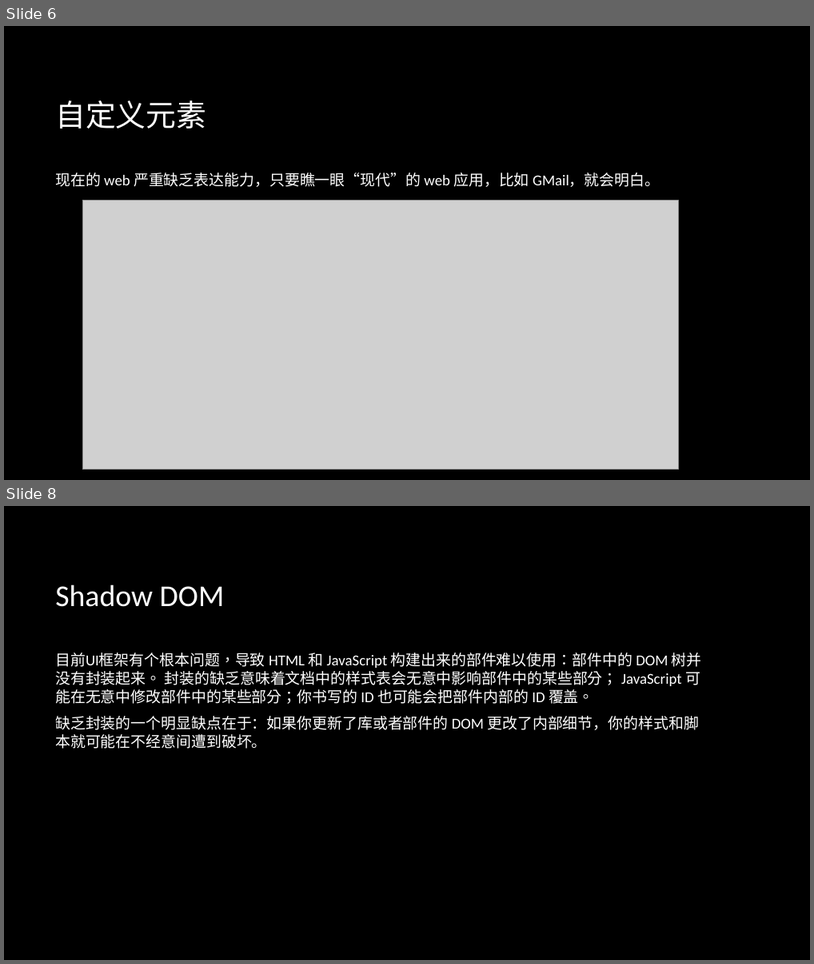
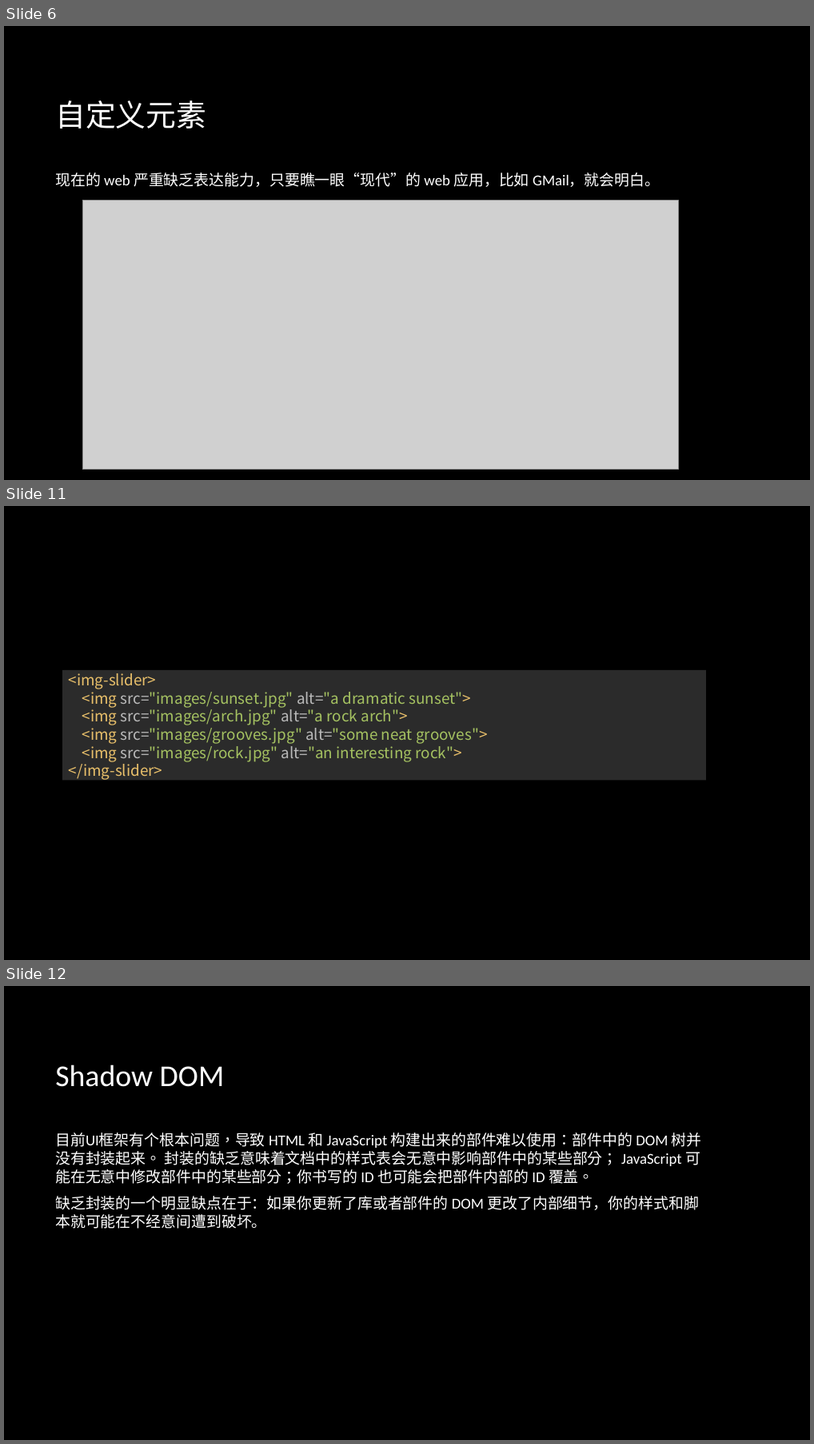
Before and after one commit to zhanglingkang/study, a slide deck: article/front-end/前端技术分享.pptx. Shown one above the other, each under a label of ours: slides 6 and 8 before the commit, slides 6, 11 and 12 after it; the slides between them are not shown. The pictures are 814x964 and 814x1444 pixels, drawn with LibreOffice and Linux fonts; fonts in the diff are those of the drawing; grey boxes stand for pictures; background and template pictures are left out. Boxes give left, top, right and bottom in pixels: in the first picture for what was removed or moved away, otherwise in the second. Text is boxed around its words. In the diff, an @@ line names an element or a change of style, - is before the commit and + after.

```diff
--- a/article/front-end/前端技术分享.pptx
+++ b/article/front-end/前端技术分享.pptx
@@ slide 11 added at box(4, 506, 810, 960), background picture (left out) @@
@@ text added at box(62, 667, 706, 783), fill #2B2B2B, 18 pt, text #A5C261 @@
+<img-slider>
+<img src="images/sunset.jpg" alt="a dramatic sunset">
+<img src="images/arch.jpg" alt="a rock arch">
+<img src="images/grooves.jpg" alt="some neat grooves">
+<img src="images/rock.jpg" alt="an interesting rock">
+</img-slider>
@@ what was slide 8 is now slide 12 @@
```
Also in this commit, not shown: 3 slides changed, 6 other slides added, 1 other file.
